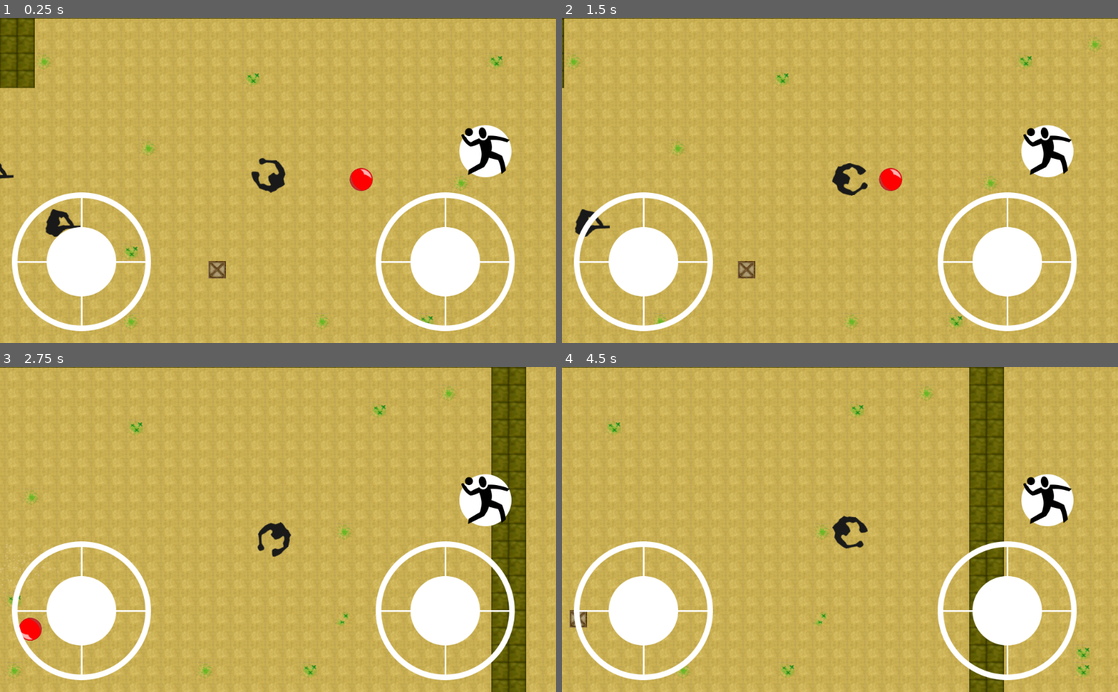
Above: before the commit, frames 1-4 (two rows, left to right).
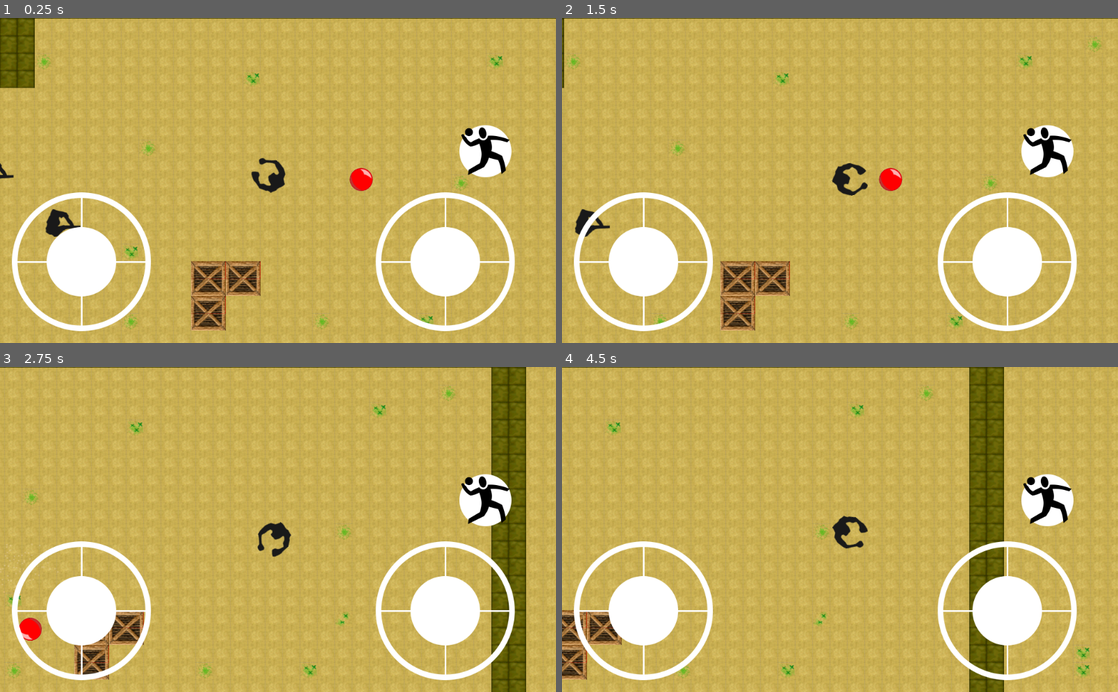
Above: after the commit, the same moments.

Repository: AndreMicheletti/queimada-rpg-godot
Game: Godot game, scene res://scenes/MainScene.tscn
Same seed, same stepped clock (60 frames per second), same inputs: the game is played once before the commit and once after it.
Inputs (mouse positions are in pixels of both pictures, inside the frame that each line leads up to):
- Up to frame 1 (0.25 s): no input
- Up to frame 2 (1.5 s): click (1045, 151) at 0.5 s; tap Enter at 1.25 s; move the mouse to (962, 164) at 1.27 s; hold D (move_right) from 1.28 s (still down); click (962, 164) at 1.35 s
- Up to frame 3 (2.75 s): release D (move_right) at 2 s; drag from (166, 545) to (250, 594) at 2.02 s
- Up to frame 4 (4.5 s): move the mouse to (895, 458) at 2.77 s; hold D (move_right) 2.78-3.5 s; click (895, 458) at 2.85 s; drag from (812, 594) to (673, 480) at 3.52 s; tap Space at 4.25 s; move the mouse to (1006, 578) at 4.27 s; hold A (move_left) from 4.28 s (still down); click (1006, 578) at 4.35 s

The runs differ from the first frame. In frame 1, 1.9% of the frame differs, in the area x 34-47%, y 74-97%; in frame 2, 1.9%; in frame 3, 1.1%; in frame 4, 1.3%.

Commit message:
changes to tileset

Diff:
--- a/assets/dust.tres
+++ b/assets/dust.tres
@@ -23,21 +23,9 @@
 [sub_resource type="ConvexPolygonShape2D" id=7]
 points = PoolVector2Array( 0, 0, 32, 0, 32, 32, 0, 32 )
 
-[sub_resource type="ConvexPolygonShape2D" id=8]
-points = PoolVector2Array( 0, 0, 32, 0, 32, 32, 0, 32 )
-
-[sub_resource type="ConvexPolygonShape2D" id=9]
-points = PoolVector2Array( 0, 0, 32, 0, 32, 32, 0, 32 )
-
 [sub_resource type="ConvexPolygonShape2D" id=10]
 points = PoolVector2Array( 0, 0, 32, 0, 32, 32, 0, 32 )
 
-[sub_resource type="ConvexPolygonShape2D" id=11]
-points = PoolVector2Array( 0, 0, 32, 0, 32, 32, 0, 32 )
-
-[sub_resource type="ConvexPolygonShape2D" id=12]
-points = PoolVector2Array( 0, 0, 32, 0, 32, 32, 0, 32 )
-
 [sub_resource type="ConvexPolygonShape2D" id=13]
 points = PoolVector2Array( 0, 0, 32, 0, 32, 32, 0, 32 )
 
@@ -46,6 +34,12 @@
 
 [sub_resource type="ConvexPolygonShape2D" id=15]
 points = PoolVector2Array( 0, 0, 32, 0, 32, 32, 0, 32 )
+
+[sub_resource type="ConvexPolygonShape2D" id=19]
+points = PoolVector2Array( 64, 32, 0, 32, 0, 0, 64, 0 )
+
+[sub_resource type="ConvexPolygonShape2D" id=20]
+points = PoolVector2Array( 64, 32, 0, 32, 0, 0, 64, 0 )
 
 [sub_resource type="ConvexPolygonShape2D" id=16]
 points = PoolVector2Array( 0, 0, 32, 0, 32, 32, 0, 32 )
@@ -526,90 +520,6 @@
 27/shape_one_way_margin = 0.0
 27/shapes = [  ]
 27/z_index = 0
-28/name = "tileset.png 28"
-28/texture = ExtResource( 1 )
-28/tex_offset = Vector2( 0, 0 )
-28/modulate = Color( 1, 1, 1, 1 )
-28/region = Rect2( 160, 224, 32, 32 )
-28/tile_mode = 0
-28/occluder_offset = Vector2( 0, 0 )
-28/navigation_offset = Vector2( 0, 0 )
-28/shape_offset = Vector2( 0, 0 )
-28/shape_transform = Transform2D( 1, 0, 0, 1, 0, 0 )
-28/shape = SubResource( 8 )
-28/shape_one_way = false
-28/shape_one_way_margin = 1.0
-28/shapes = [ {
-"autotile_coord": Vector2( 0, 0 ),
-"one_way": false,
-"one_way_margin": 1.0,
-"shape": SubResource( 8 ),
-"shape_transform": Transform2D( 1, 0, 0, 1, 0, 0 )
-} ]
-28/z_index = 0
-29/name = "tileset.png 29"
-29/texture = ExtResource( 1 )
-29/tex_offset = Vector2( 0, 0 )
-29/modulate = Color( 1, 1, 1, 1 )
-29/region = Rect2( 192, 224, 32, 32 )
-29/tile_mode = 0
-29/occluder_offset = Vector2( 0, 0 )
-29/navigation_offset = Vector2( 0, 0 )
-29/shape_offset = Vector2( 0, 0 )
-29/shape_transform = Transform2D( 1, 0, 0, 1, 0, 0 )
-29/shape = SubResource( 9 )
-29/shape_one_way = false
-29/shape_one_way_margin = 1.0
-29/shapes = [ {
-"autotile_coord": Vector2( 0, 0 ),
-"one_way": false,
-"one_way_margin": 1.0,
-"shape": SubResource( 9 ),
-"shape_transform": Transform2D( 1, 0, 0, 1, 0, 0 )
-} ]
-29/z_index = 0
-30/name = "tileset.png 30"
-30/texture = ExtResource( 1 )
-30/tex_offset = Vector2( 0, 0 )
-30/modulate = Color( 1, 1, 1, 1 )
-30/region = Rect2( 64, 256, 32, 32 )
-30/tile_mode = 0
-30/occluder_offset = Vector2( 0, 0 )
-30/navigation_offset = Vector2( 0, 0 )
-30/shape_offset = Vector2( 0, 0 )
-30/shape_transform = Transform2D( 1, 0, 0, 1, 0, 0 )
-30/shape = SubResource( 11 )
-30/shape_one_way = false
-30/shape_one_way_margin = 1.0
-30/shapes = [ {
-"autotile_coord": Vector2( 0, 0 ),
-"one_way": false,
-"one_way_margin": 1.0,
-"shape": SubResource( 11 ),
-"shape_transform": Transform2D( 1, 0, 0, 1, 0, 0 )
-} ]
-30/z_index = 0
-31/name = "tileset.png 31"
-31/texture = ExtResource( 1 )
-31/tex_offset = Vector2( 0, 0 )
-31/modulate = Color( 1, 1, 1, 1 )
-31/region = Rect2( 96, 256, 32, 32 )
-31/tile_mode = 0
-31/occluder_offset = Vector2( 0, 0 )
-31/navigation_offset = Vector2( 0, 0 )
-31/shape_offset = Vector2( 0, 0 )
-31/shape_transform = Transform2D( 1, 0, 0, 1, 0, 0 )
-31/shape = SubResource( 12 )
-31/shape_one_way = false
-31/shape_one_way_margin = 1.0
-31/shapes = [ {
-"autotile_coord": Vector2( 0, 0 ),
-"one_way": false,
-"one_way_margin": 1.0,
-"shape": SubResource( 12 ),
-"shape_transform": Transform2D( 1, 0, 0, 1, 0, 0 )
-} ]
-31/z_index = 0
 32/name = "tileset.png 32"
 32/texture = ExtResource( 1 )
 32/tex_offset = Vector2( 0, 0 )
@@ -673,3 +583,45 @@
 "shape_transform": Transform2D( 1, 0, 0, 1, 0, 0 )
 } ]
 34/z_index = 0
+35/name = "tileset.png 35"
+35/texture = ExtResource( 1 )
+35/tex_offset = Vector2( 0, 0 )
+35/modulate = Color( 1, 1, 1, 1 )
+35/region = Rect2( 160, 224, 64, 32 )
+35/tile_mode = 0
+35/occluder_offset = Vector2( 0, 0 )
+35/navigation_offset = Vector2( 0, 0 )
+35/shape_offset = Vector2( 0, 0 )
+35/shape_transform = Transform2D( 1, 0, 0, 1, 0, 0 )
+35/shape = SubResource( 19 )
+35/shape_one_way = false
+35/shape_one_way_margin = 1.0
+35/shapes = [ {
+"autotile_coord": Vector2( 0, 0 ),
+"one_way": false,
+"one_way_margin": 1.0,
+"shape": SubResource( 19 ),
+"shape_transform": Transform2D( 1, 0, 0, 1, 0, 0 )
+} ]
+35/z_index = 0
+36/name = "tileset.png 36"
+36/texture = ExtResource( 1 )
+36/tex_offset = Vector2( 0, 0 )
+36/modulate = Color( 1, 1, 1, 1 )
+36/region = Rect2( 64, 256, 64, 32 )
+36/tile_mode = 0
+36/occluder_offset = Vector2( 0, 0 )
+36/navigation_offset = Vector2( 0, 0 )
+36/shape_offset = Vector2( 0, 0 )
+36/shape_transform = Transform2D( 1, 0, 0, 1, 0, 0 )
+36/shape = SubResource( 20 )
+36/shape_one_way = false
+36/shape_one_way_margin = 1.0
+36/shapes = [ {
+"autotile_coord": Vector2( 0, 0 ),
+"one_way": false,
+"one_way_margin": 1.0,
+"shape": SubResource( 20 ),
+"shape_transform": Transform2D( 1, 0, 0, 1, 0, 0 )
+} ]
+36/z_index = 0
--- a/scenes/MainScene.tscn
+++ b/scenes/MainScene.tscn
@@ -24,7 +24,7 @@
 cell_size = Vector2( 32, 32 )
 collision_mask = 6
 format = 1
-tile_data = PoolIntArray( -262139, 0, 0, -262138, 0, 0, -262 …(2215 unchanged characters)…  0, 0, 851958, 0, 0, 851959, 0, 0, 786449, 1073741856, 0, 786472, 0, 0, 786473, 0, 0, 917494, 0, 0, 917495, 0, 0, 852008, 0, 0, 852009, 0, 0, 983030, 0, 0, 983031, 0, 0, 917544, 0, 0, 917545, 0, 0, 1048566, 0, 0, 1048567, 0, 0, 983080, 0, 0, 983081, 0, 0, 1114102 …(2873 unchanged characters)…
+tile_data = PoolIntArray( -262139, 0, 0, -262138, 0, 0, -262 …(2215 unchanged characters)…  0, 0, 851958, 0, 0, 851959, 0, 0, 786448, 1073741860, 0, 786450, 1073741860, 0, 786472, 0, 0, 786473, 0, 0, 917494, 0, 0, 917495, 0, 0, 851984, 1073741859, 0, 851986, 1073741859, 0, 852008, 0, 0, 852009, 0, 0, 983030, 0, 0, 983031, 0, 0, 917520, 1073741860, 0, 917544, 0, 0, 917545, 0, 0, 1048566, 0, 0, 1048567, 0, 0, 983056, 1073741859, 0, 983080, 0, 0, 983081, 0, 0, 1114102 …(2873 unchanged characters)…
 
 [node name="Objects" type="Node2D" parent="World"]
 
Not shown: 1 places in assets/dust.tres that only renumber resources
